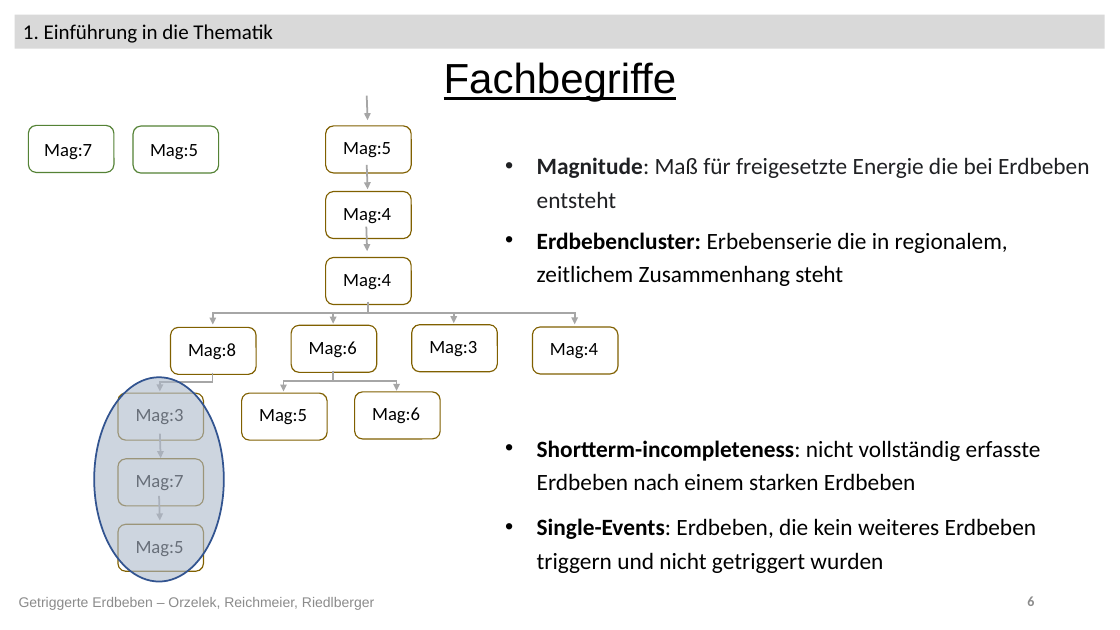
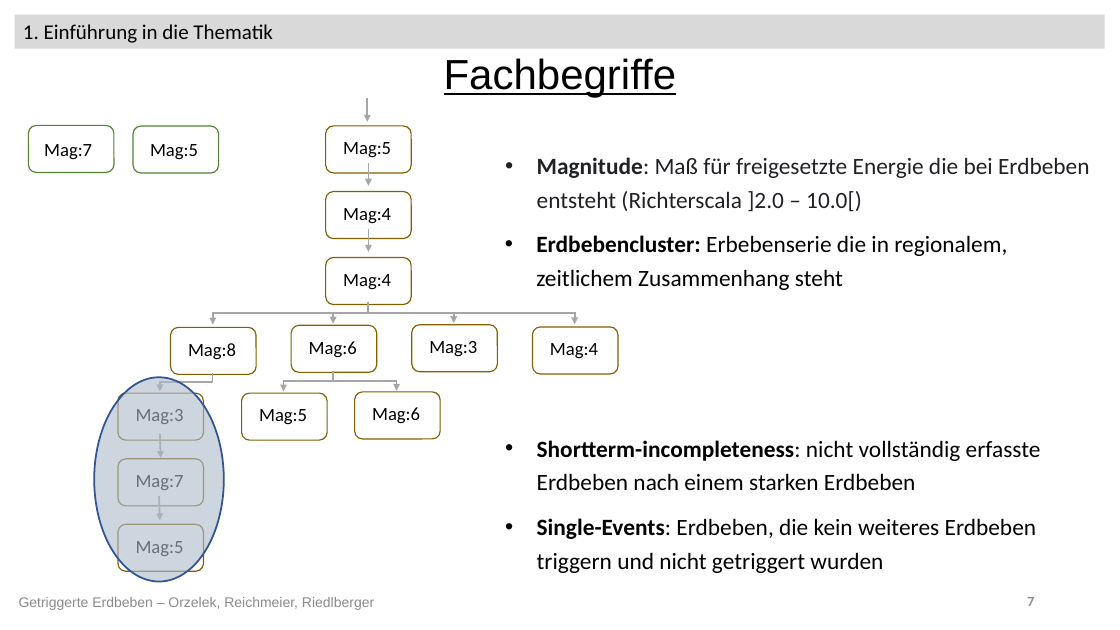
Before and after one commit to Kati77/Praktikum-Erdbeben, a slide deck: slide 7 of pp - AbschlusspräsentationX.pptx (slide 6 before the commit). Drawn at 1120x630 pixels with LibreOffice and Linux fonts; fonts in the diff are those of the drawing. Boxes give left, top, right and bottom in pixels: in the first picture for what was removed or moved away, otherwise in the second. Text is boxed around its words. In the diff, an @@ line names an element or a change of style, - is before the commit and + after.

```diff
--- a/pp - AbschlusspräsentationX.pptx
+++ b/pp - AbschlusspräsentationX.pptx
@@ text "Fachbegriffe": place and size @@
-text "Fachbegriffe" at [444, 62, 677, 102]
+text "Fachbegriffe" at [444, 58, 677, 97]
@@ arrow moved from (367, 165) - (368, 189) to (369, 163) - (369, 186) @@
@@ text at [537, 157, 1090, 212]: text changed @@
-• Magnitude: Maß für freigesetzte Energie die bei Erdbeben entsteht
+• Magnitude: Maß für freigesetzte Energie die bei Erdbeben entsteht (Richterscala ]2.0 – 10.0[)
@@ text "Erdbebencluster: Erbebenserie die in regionalem, ...": place and size @@
-text "Erdbebencluster: Erbebenserie die in regionalem, ..." at [537, 232, 1008, 286]
+text "Erdbebencluster: Erbebenserie die in regionalem, ..." at [536, 235, 1007, 290]
@@ page number at [1027, 597, 1034, 606]: text changed @@
-6
+7
```
Also in this commit, not shown: 12 other slides changed, 23 slides added.
